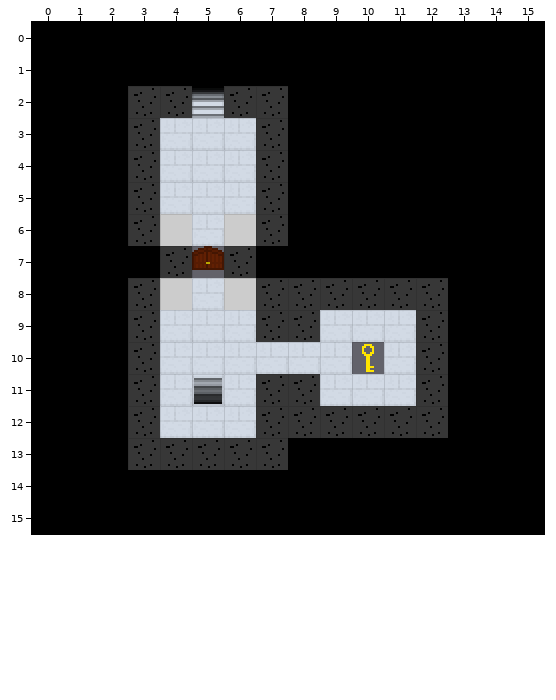
Two versions of a level (Tiled map, assets/levels/level1.tmx). The picture above is the old version.
Cells are 16x16 px. Shown: x 0..15, y 0..15. Tiles whose own drawing changed are shown in their newer look in all pictures.
Once edited:
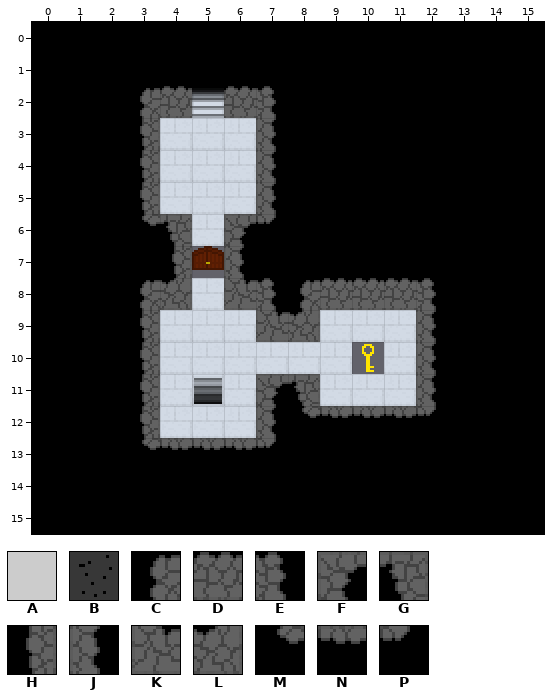
Key: from "tileset": A 0, B 1, C 40, D 41, E 42, F 43, G 44, H 50, J 52, K 53, L 54, M 60, N 61, P 62.
_ is an empty cell, . an unchanged one.
From old to new:
--- layer "base"
@@ x 3..12 @@
- 2 BB.BB.....
- 3 B...B.....
- 4 B...B.....
- 5 B...B.....
- 6 BA.AB.....
- 7 .B.B......
- 8 BA.ABBBBBB
- 9 B...BB...B
-10 B........B
-11 B...BB...B
-12 B...BBBBBB
-13 BBBBB.....
+ 2 CD.DE.....
+ 3 H...J.....
+ 4 H...J.....
+ 5 H...J.....
+ 6 MG.FP.....
+ 7 .H.J......
+ 8 CL.KECDDDE
+ 9 H...KL...J
+10 H........J
+11 H...FG...J
+12 H...JMNNNP
+13 MNNNP.....
